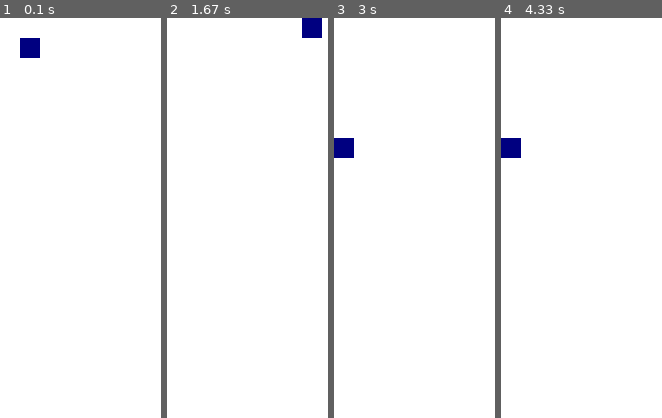
Above: before the commit, frames 1-4 (left to right).
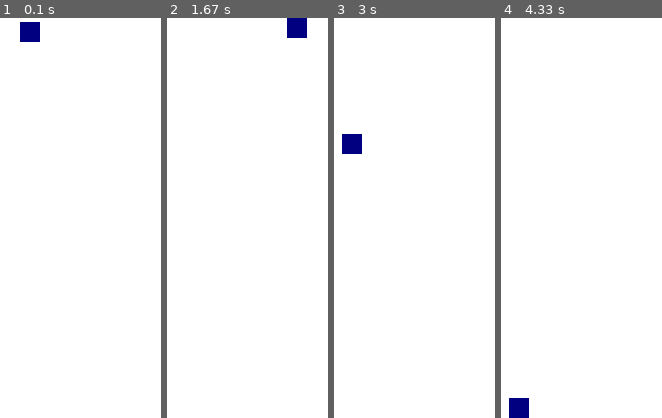
Above: after the commit, the same moments.

Repository: mohammadaminY/Snake_Game_PyGame
Game: pygame game, started from snake_game.py
The game is run twice, just before and just after one commit, with the same random seed, the same clock (stepped at 60 frames per second) and the same inputs.
Inputs:
- Up to frame 1 (0.1 s): no input
- Up to frame 2 (1.67 s): hold Right 0.33-0.8 s; hold Up 0.83-1.3 s
- Up to frame 3 (3 s): hold Left 1.83-2.37 s; hold Down 2.4-2.87 s
- Up to frame 4 (4.33 s): no input

The runs differ from the first frame. In frame 1, 1.0% of the frame differs, in the area x 12-25%, y 1-10%; in frame 2, 0.9%; in frame 3, 0.6%; in frame 4, 1.2%, in the area x 0-18%, y 30-100%.

Commit message:
Update move_on and move and key_handler

Diff:
--- a/snake_game.py
+++ b/snake_game.py
@@ -1,5 +1,6 @@
 import pygame
 from pygame import locals
+import time
 
 
 class Game:
@@ -27,17 +28,19 @@
     def move(self, value):
         if value in ('t', 'b', 'r', 'l'):
             self._move = value
-        raise ValueError('The move value must be equal "t" or "b" or "r" or "l"')
+            print(value)
+        else:
+            raise ValueError(f'The move value must be equal "t" or "b" or "r" or "l". value is {value}')
 
-    def move_on(self,move):
-        if move == 't':
-            pass
-        elif move == 'b':
-            pass
-        elif move == 'b':
-            pass
-        elif move == 'b':
-            pass
+    def move_on(self, move, move_num=4):
+        if move == 't' and self.snake.top != 0:
+            self.snake.move_ip(0, -move_num)
+        elif move == 'b' and self.snake.top != (self.screen.get_height() - self.snake.height):
+            self.snake.move_ip(0, move_num)
+        elif move == 'r' and self.snake.left != (self.screen.get_width() - self.snake.width):
+            self.snake.move_ip(move_num, 0)
+        elif move == 'l' and self.snake.left != 0:
+            self.snake.move_ip(-move_num, 0)
 
     def start(self):
         while True:
@@ -49,21 +52,21 @@
             self.screen.fill((255, 255, 255))
             self.draw()
             self.key_handler()
+            self.move_on(self.move)
             pygame.display.update()
-
             self.clock.tick(50)
 
     def key_handler(self, move=5):
         key = pygame.key.get_pressed()
 
-        if key[pygame.K_LEFT] and self.snake.left != 0:
-            self.snake.move_ip(-move, 0)
-        elif key[pygame.K_RIGHT] and self.snake.left != (self.screen.get_width() - self.snake.width):
-            self.snake.move_ip(move, 0)
-        elif key[pygame.K_UP] and self.snake.top != 0:
-            self.snake.move_ip(0, -move)
-        elif key[pygame.K_DOWN] and self.snake.top != (self.screen.get_height() - self.snake.height):
-            self.snake.move_ip(0, move)
+        if key[pygame.K_LEFT]:
+            self.move = 'l'
+        elif key[pygame.K_RIGHT]:
+            self.move = 'r'
+        elif key[pygame.K_UP]:
+            self.move = 't'
+        elif key[pygame.K_DOWN]:
+            self.move = 'b'
 
 
 if __name__ == "__main__":
